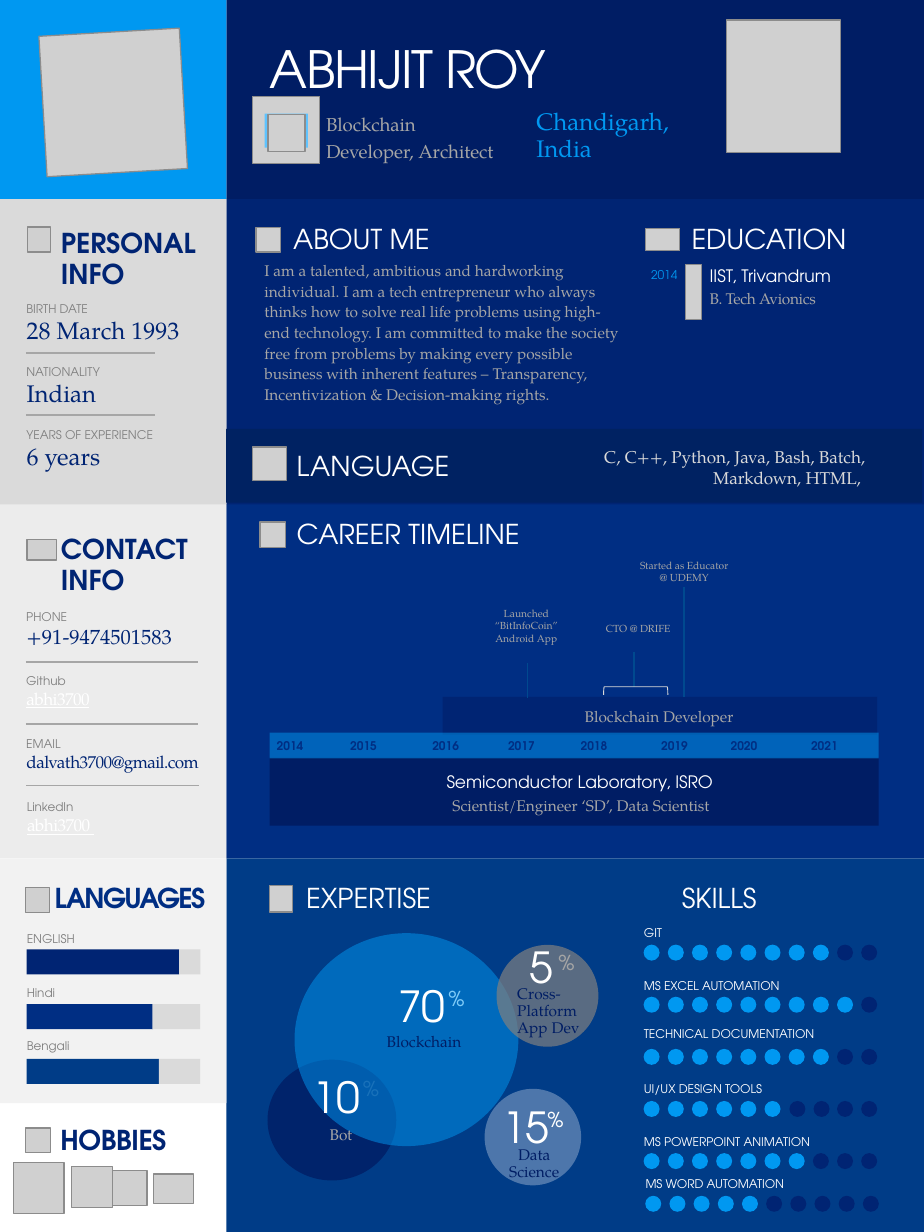
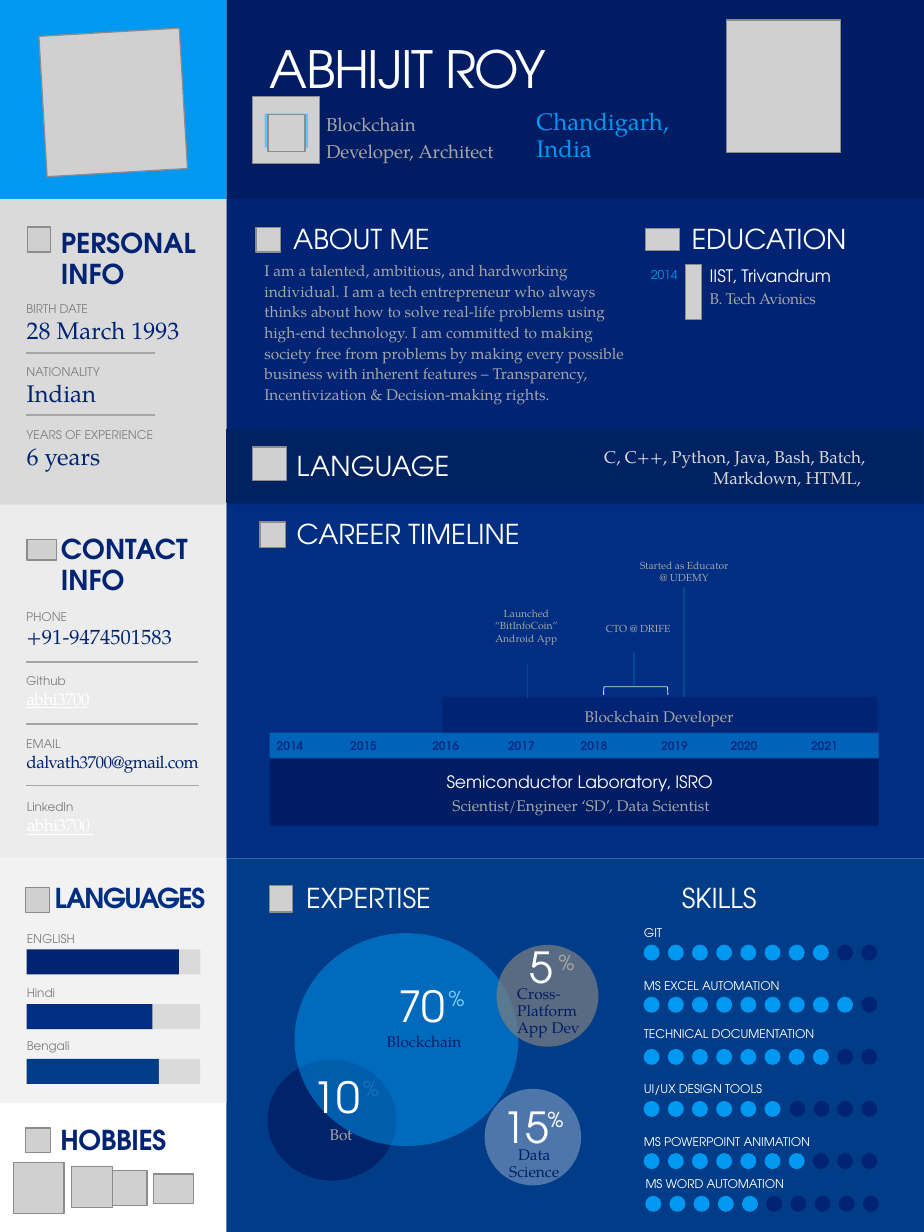
Before and after one commit to abhi3700/my_resume, a slide deck: slide 1 of my_resume.pptx. Drawn at 924x1232 pixels with LibreOffice and Linux fonts; fonts in the diff are those of the drawing; grey boxes stand for pictures; background and template pictures are left out. Boxes give left, top, right and bottom in pixels: in the first picture for what was removed or moved away, otherwise in the second. Text is boxed around its words. In the diff, an @@ line names an element or a change of style, - is before the commit and + after.

```diff
--- a/my_resume.pptx
+++ b/my_resume.pptx
@@ text at (x1=264, y1=265, x2=624, y2=405): text changed @@
-I am a talented, ambitious and hardworking individual. I am a tech entrepreneur who always thinks how to solve real life problems using high-end technology. I am committed to make the society free from problems by making every possible business with inherent features – Transparency, Incentivization & Decision-making rights.
+I am a talented, ambitious, and hardworking individual. I am a tech entrepreneur who always thinks about how to solve real-life problems using high-end technology. I am committed to making society free from problems by making every possible business with inherent features – Transparency, Incentivization & Decision-making rights.
```
Also in this commit, not shown: 1 other file.
